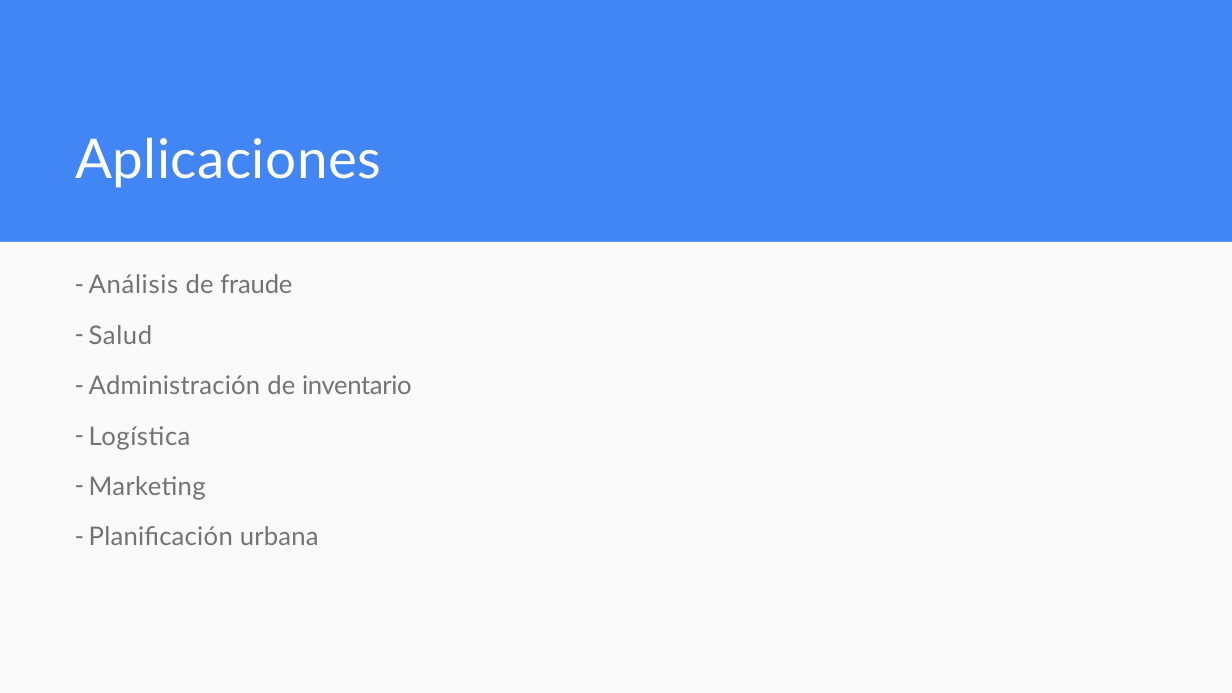
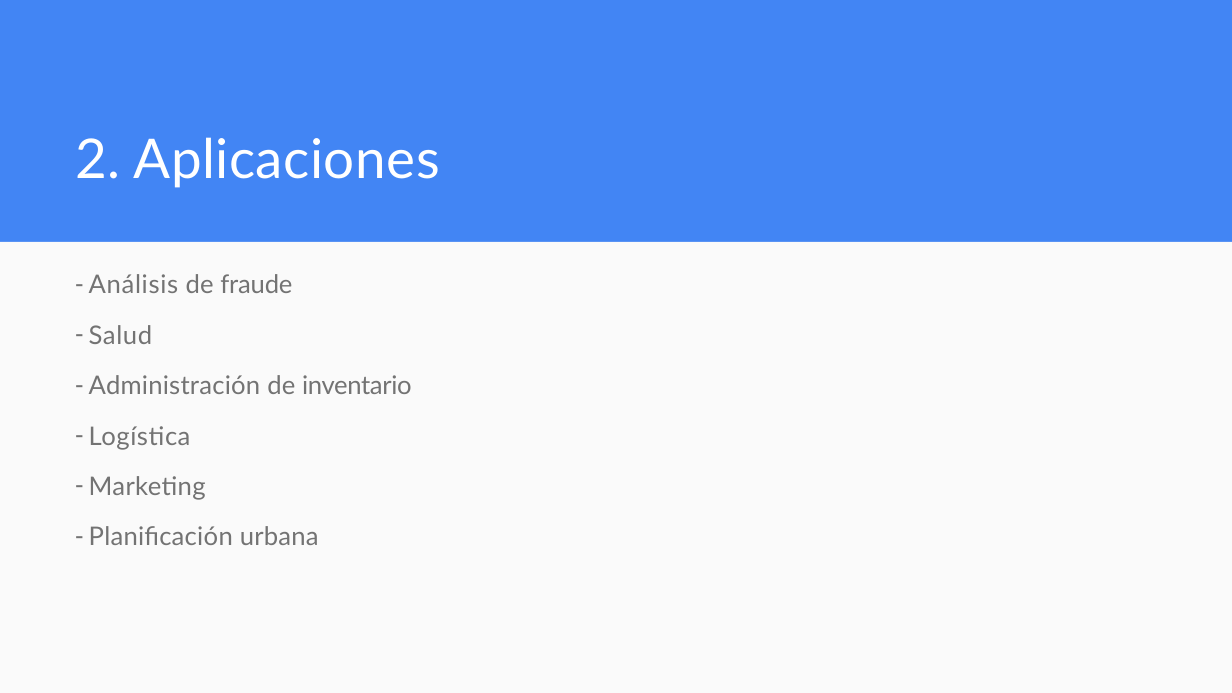
Before and after one commit to rpazos98/CEIA_Analisis_de_datos, a slide deck: slide 7 of clase_1/Clase1.pptx. Drawn at 1232x693 pixels with LibreOffice and Linux fonts; fonts in the diff are those of the drawing; background and template pictures are left out. Boxes give left, top, right and bottom in pixels: in the first picture for what was removed or moved away, otherwise in the second. Text is boxed around its words. In the diff, an @@ line names an element or a change of style, - is before the commit and + after.

```diff
--- a/clase_1/Clase1.pptx
+++ b/clase_1/Clase1.pptx
@@ title at [75,137,440,188]: text changed @@
-Aplicaciones
+2. Aplicaciones
```
Also in this commit, not shown: 7 other slides changed, 4 other files.
